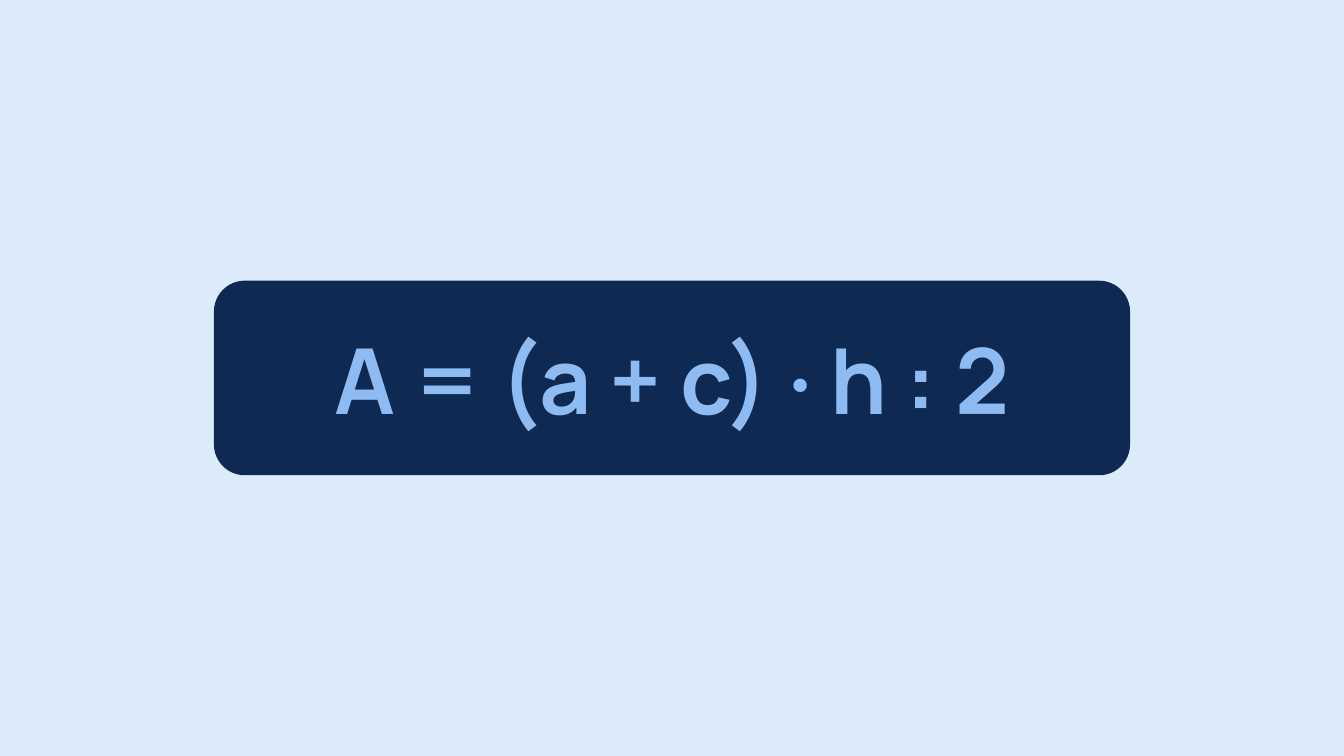
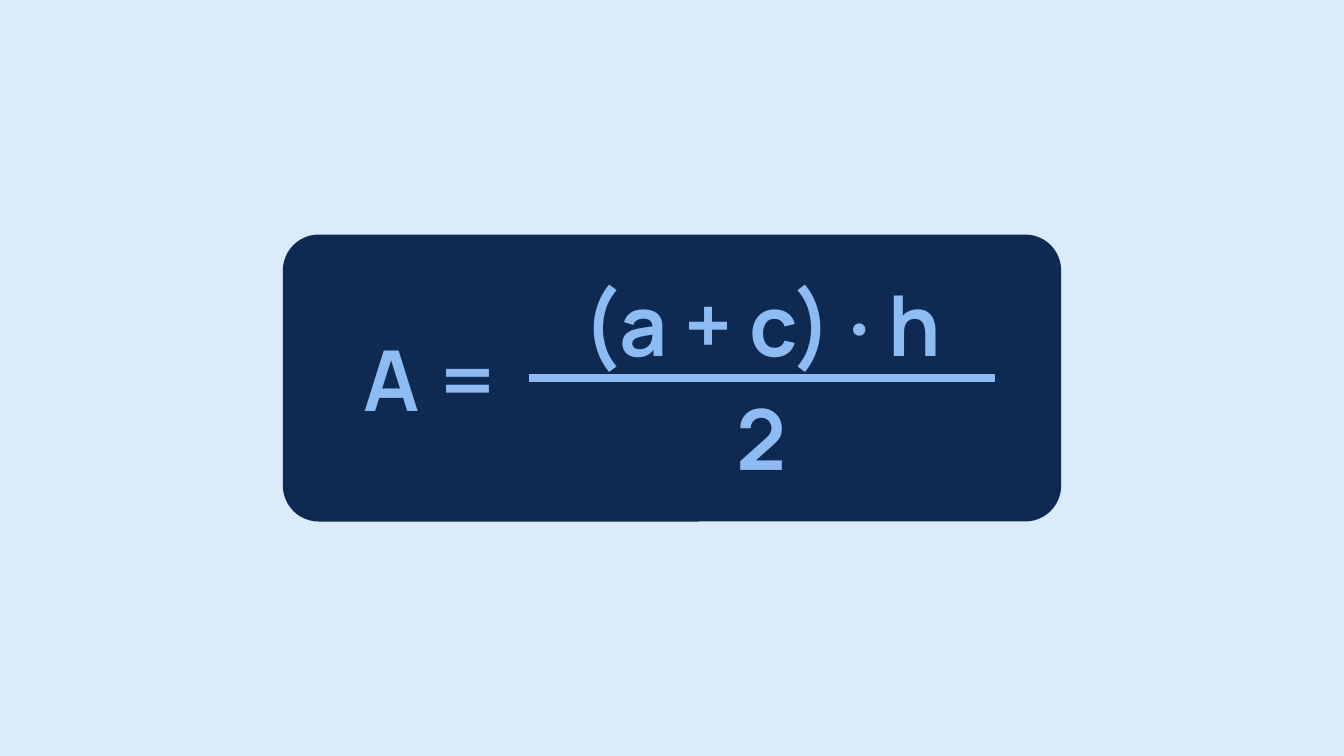
Before and after one commit to arminheske/claudecloud, a slide deck: slide 8 of videoslides/flaecheninhalt-formeln.pptx. Drawn at 1344x756 pixels with LibreOffice and Linux fonts; fonts in the diff are those of the drawing. Boxes give left, top, right and bottom in pixels: in the first picture for what was removed or moved away, otherwise in the second. Text is boxed around its words. In the diff, an @@ line names an element or a change of style, - is before the commit and + after.

```diff
--- a/videoslides/flaecheninhalt-formeln.pptx
+++ b/videoslides/flaecheninhalt-formeln.pptx
@@ rounded rectangle: place and size @@
-rounded rectangle at [215, 281, 1129, 475]
+rounded rectangle at [283, 235, 1061, 520]
@@ rounded rectangle at [283, 235, 1061, 520]: proportions changed @@
@@ text added at [583, 285, 941, 379], 60 pt, text #8DBBF2, bold @@
+(a + c) · h
@@ text at [364, 350, 420, 411]: text changed; size 65 to 60 pt @@
-A = (a + c) · h : 2
+A =
@@ rectangle added at [529, 375, 994, 382], fill #8DBBF2, outline #8DBBF2 1 pt @@
@@ text added at [737, 408, 787, 470], 60 pt, text #8DBBF2, bold @@
+2
```
Also in this commit, not shown: 11 other slides changed, 13 other files.
